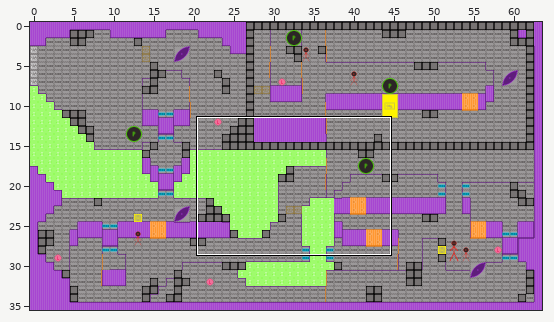
A Tiled map (JSON) gets an edit: assets/data/level1_greyboxing.tmj. Above: a wide view before the commit, with the close-up outlined.
Close-up. First the earlier version:
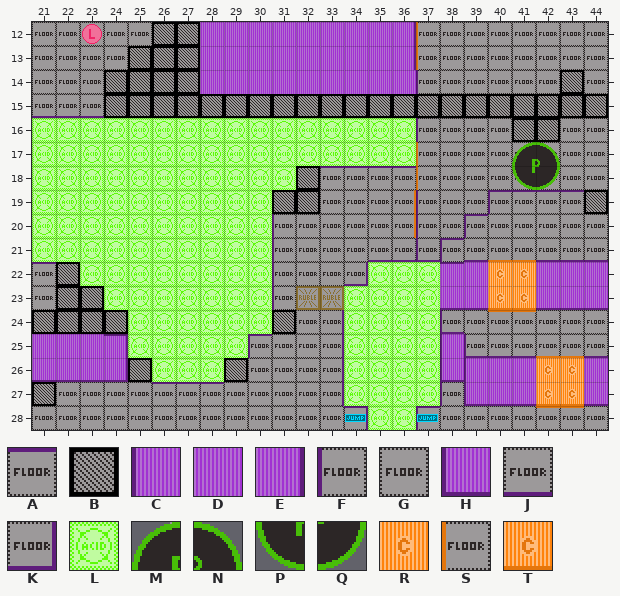
Cells are 24x24 px. Shown: x 21..44, y 12..28. The commit also changed other parts of the map, which this record leaves out.
Key: from "hive_DESI_GreyboxingTileset_23": A 5, B 7, C 10, D 11, E 12, F 14, G 15, H 20, J 25, K 26, L 27, M 28, N 29, P 38, Q 39, R 41, S 43, T 51.
_ is an empty cell, # one hidden under a higher layer.
Layers that did not change in this view are not listed.
Layer "Background 1" before, first column x 21:
12 GGGGG#______________
13 GGGG##______________
14 GGG####DDDDDDDDD____
15 JJJ#############____
16 LLLLLLLLLLLLLLLL____
17 LLLLLLLLLLLLLLLL____
18 LLLLLLLLLLL#AAAA____
19 LLLLLLLLLL##GGG#____
20 LLLLLLLLLLFGGGG#____
Layer "Non-Interactables 1" before, first column x 21:
12 _____B__________________
13 ____BB__________________
14 ___BBB__________________
15 ___BBB__________________
16 ________________________
17 ________________________
18 ___________B____________
19 __________BB____________
20 ________________________
21 ________________________
22 ________________________
23 ________________________
24 __________B_____________
25 ________________________
26 ____B___B_______________
27 B_______________________
28 ________________________
Layer "Background 2" before, first column x 24:
12 ___#DDDDDDDDE#GGGGGGG
13 ___#DDDDDDDDE#GGGGGGG
14 _____________FGGGGG#G
15 _____________########
16 _____________FGGG##GG
17 _____________#GGGGGGG
18 _____________#GGGGGGG
Layer "Interactables 2" before, first column x 34:
12 ___S_______
13 ___S_______
14 ___________
15 ___________
16 ___________
17 ___S___MN__
18 ___S___PQ__
19 ___________
20 ___________
21 ___________
22 ______RR___
23 ______TT___
Layer "Block" before, first column x 21:
12 ______B_________________
13 ______B_________________
14 ______B_________________
15 ______BBBBBBBBBBBBBBBBBB
16 ________________________
17 ________________________
18 ________________________
19 ________________________
20 ________________________
And afterwards:
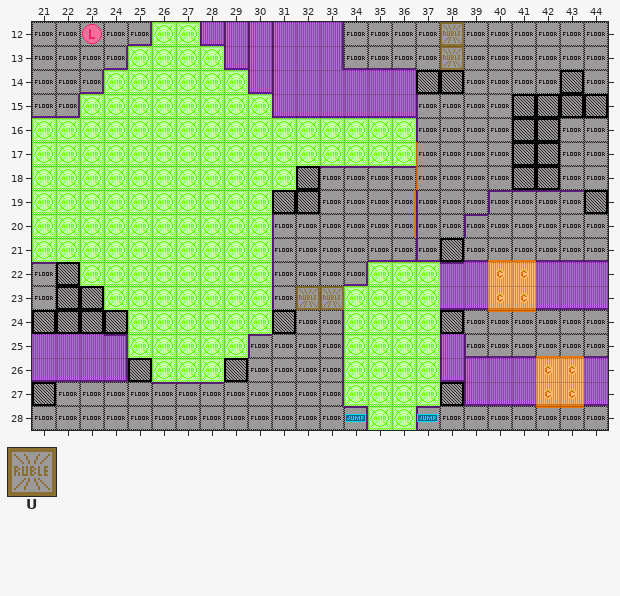
Further tiles: from "hive_DESI_GreyboxingTileset_23": U 17.
Diff:
Layer "Background 1":
y 12: x 25..29 G#___ -> KLLHC
y 13: x 24..30 G##____ -> KLLLLHC
y 14: x 23..31 G####DDDD -> KLLLLLLHC
y 15: x 22..31 JJ######## -> KLLLLLLLLH
Layer "Non-Interactables 1":
y 12: x 26 B -> _
y 13: x 25..26 BB -> __
y 14..15: x 24..26 BBB -> ___
y 27: x 38 _ -> B
Layer "Background 2":
y 12: x 27..31 #DDDD -> ___CC; x 33..36 DDDE -> EGGG
y 13: x 27..31 #DDDD -> ____C; x 33..36 DDDE -> EJJJ
Layer "Non-Interactables 2":
y 14: x 37..38 __ -> BB
y 17..18: x 41..42 __ -> BB
y 24: x 38 _ -> B
Layer "Interactables 2":
y 12..13: x 37..38 S_ -> _U
y 17: x 41..42 MN -> __
y 18: x 41..42 PQ -> __
Layer "Non-Interactables 3":
y 21: x 38 _ -> B
Layer "Block" (removed):
y 12..14: x 27 B -> _
y 15: x 27..40 BBBBBBBBBBBBBB -> ______________
